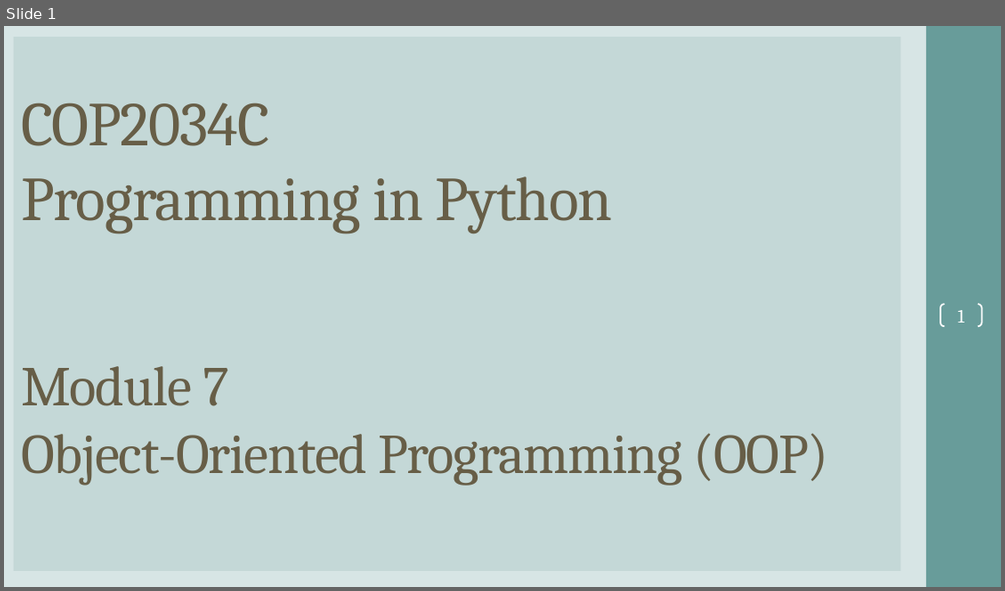
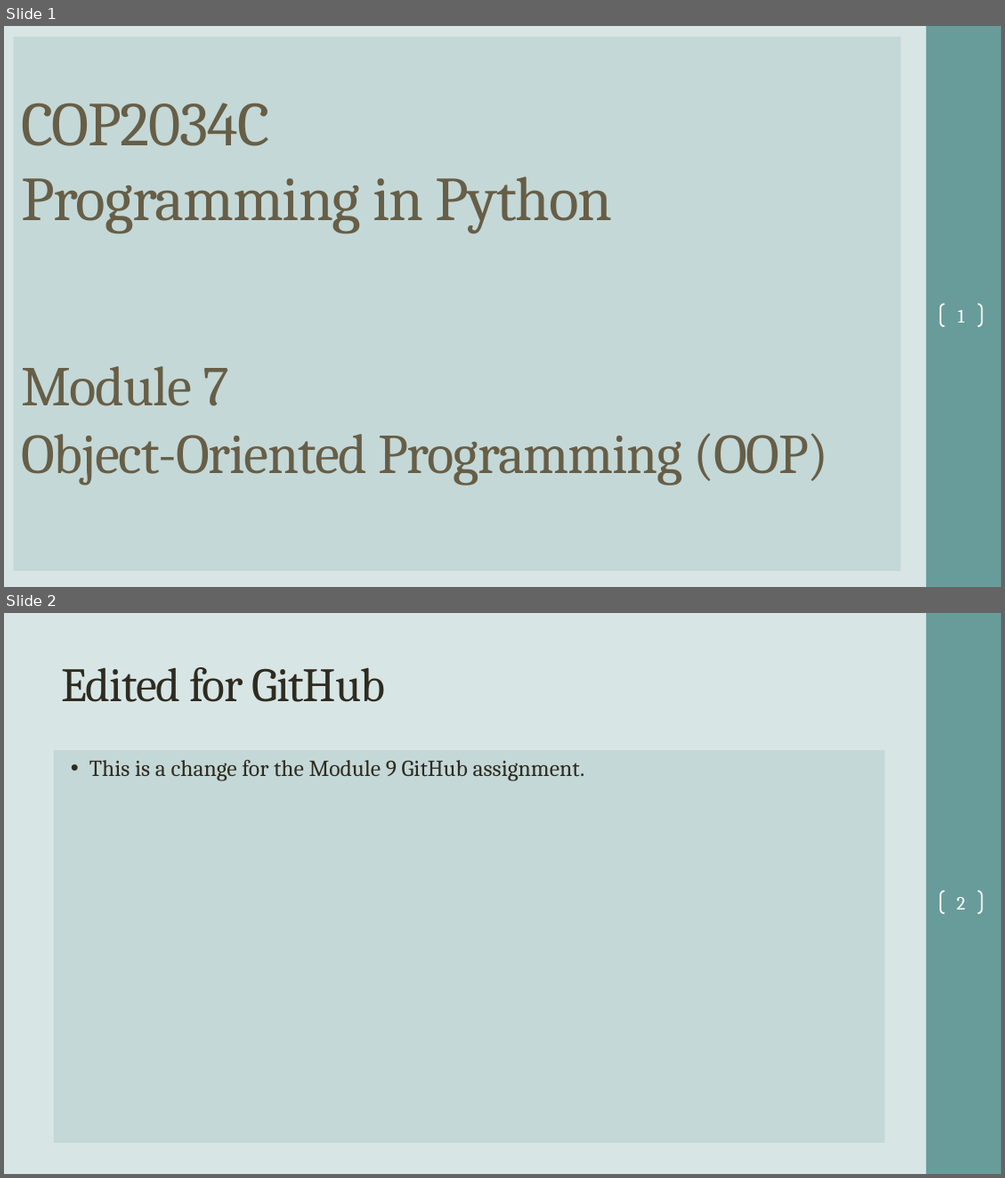
Before and after one commit to ProfBrauda/CTS2456CRepo, a slide deck: COP2034C-Module7.pptx. Shown one above the other, each under a label of ours: slide 1 before the commit, slides 1 and 2 after it. The pictures are 1005x591 and 1005x1178 pixels, drawn with LibreOffice and Linux fonts; fonts in the diff are those of the drawing; background and template pictures are left out. Boxes give left, top, right and bottom in pixels: in the first picture for what was removed or moved away, otherwise in the second. Text is boxed around its words. In the diff, an @@ line names an element or a change of style, - is before the commit and + after.

```diff
--- a/COP2034C-Module7.pptx
+++ b/COP2034C-Module7.pptx
@@ slide 2 added at [4,613,1001,1174], background #D7E5E5; not listed: 2 template elements that a slide beside it also shows @@
@@ title added at [61,667,385,702], 46 pt, text #2F2B20 @@
+Edited for GitHub
@@ text added at [54,750,885,1143], fill #C4D8D7, 22 pt, text #2F2B20 @@
+• This is a change for the Module 9 GitHub assignment.
@@ page number added at [940,892,981,914], outline #FFFFFF 1.5 pt, 18 pt, text #FFFFFF @@
+2
```
Also in this commit, not shown: 1 slide changed, 1 other slide added.
